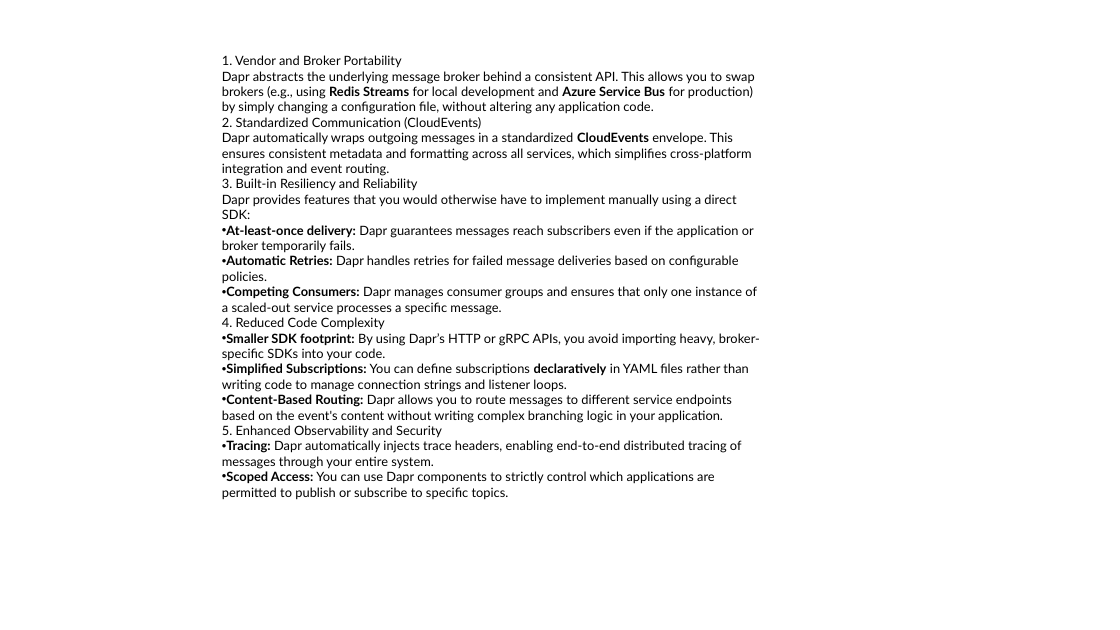
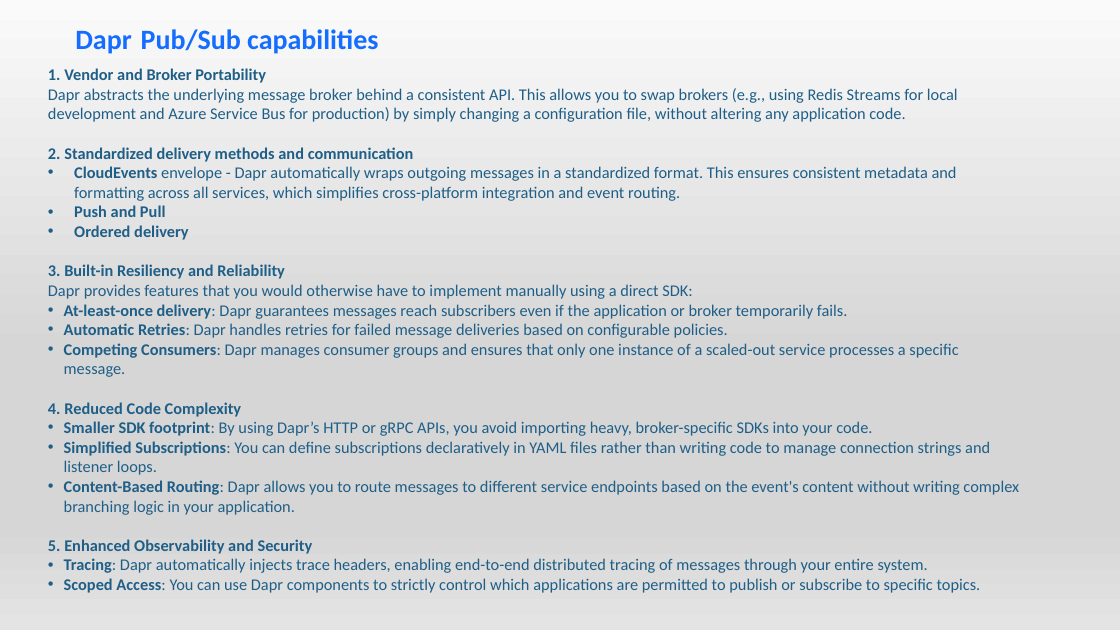
Before and after one commit to mchudinov/PubSubDapr, a slide deck: slide 2 of DaprPubSub.pptx. Drawn at 1120x630 pixels with LibreOffice and Linux fonts; fonts in the diff are those of the drawing. Boxes give left, top, right and bottom in pixels: in the first picture for what was removed or moved away, otherwise in the second. Text is boxed around its words. In the diff, an @@ line names an element or a change of style, - is before the commit and + after.

Commit message:
Better presentation

```diff
--- a/DaprPubSub.pptx
+++ b/DaprPubSub.pptx
@@ background #FFFFFF to gradient #FAFAFA to #D7D7D7 to #E4E4E4 @@
@@ text added at <box>75,29,378,54</box>, 24 pt, text #146DFF, bold @@
+Dapr Pub/Sub capabilities
@@ text "1. Vendor and Broker Portability": place and size @@
-text "1. Vendor and Broker Portability" at <box>222,55,760,499</box>
+text "1. Vendor and Broker Portability" at <box>48,68,1019,593</box>
@@ text at <box>48,68,1019,593</box>: size 11 to 14 pt, font Lato to Calibri, text colour #000000 to #1F5F87 in "1. Vendor and Broker Portability", "Dapr abstracts the underlying message broker behind ...", "3. Built-in Resiliency and Reliability", "Dapr provides features that you would otherwise ..." and 10 more places; bold on in "1. Vendor and Broker Portability", "3. Built-in Resiliency and Reliability", "4. Reduced Code Complexity", "5. Enhanced Observability and Security"; bold off in "Redis Streams Azure Service Bus", "delivery:", "Retries:", "Consumers:" and 5 more places; indent changed @@
@@ text at <box>48,147,957,240</box>: text changed; size 11 to 14 pt; font Lato to Calibri; text colour #000000 to #1F5F87 @@
-2. Standardized Communication (CloudEvents)
-Dapr automatically wraps outgoing messages in a standardized CloudEvents envelope. This ensures consistent metadata and formatting across all services, which simplifies cross-platform integration and event routing.
+2. Standardized delivery methods and communication
+• CloudEvents envelope - Dapr automatically wraps outgoing messages in a standardized format. This ensures consistent metadata and formatting across all services, which simplifies cross-platform integration and event routing.
+• Push and Pull
+• Ordered delivery
```
Also in this commit, not shown: 2 other slides changed, 2 slides added, 1 slide removed.
